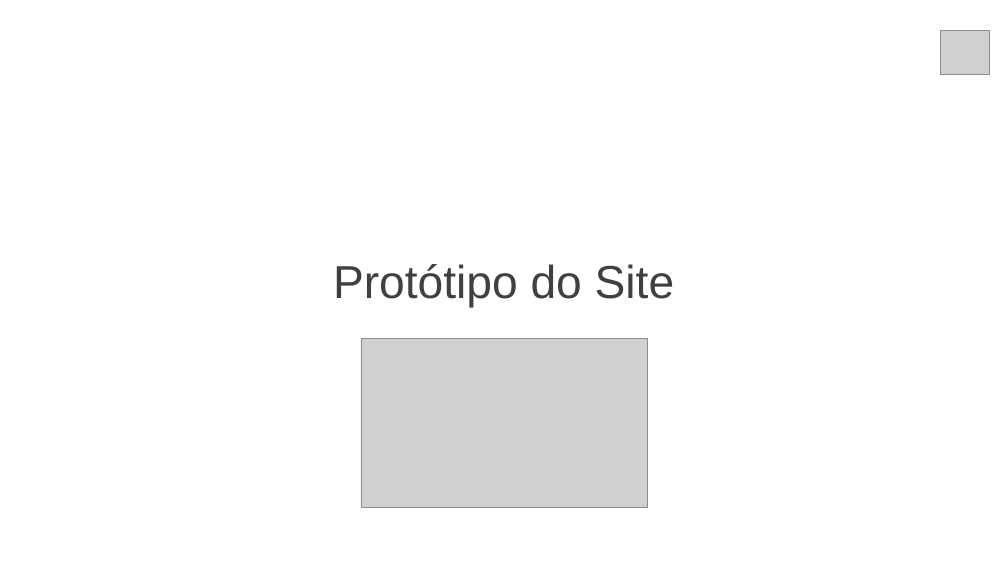
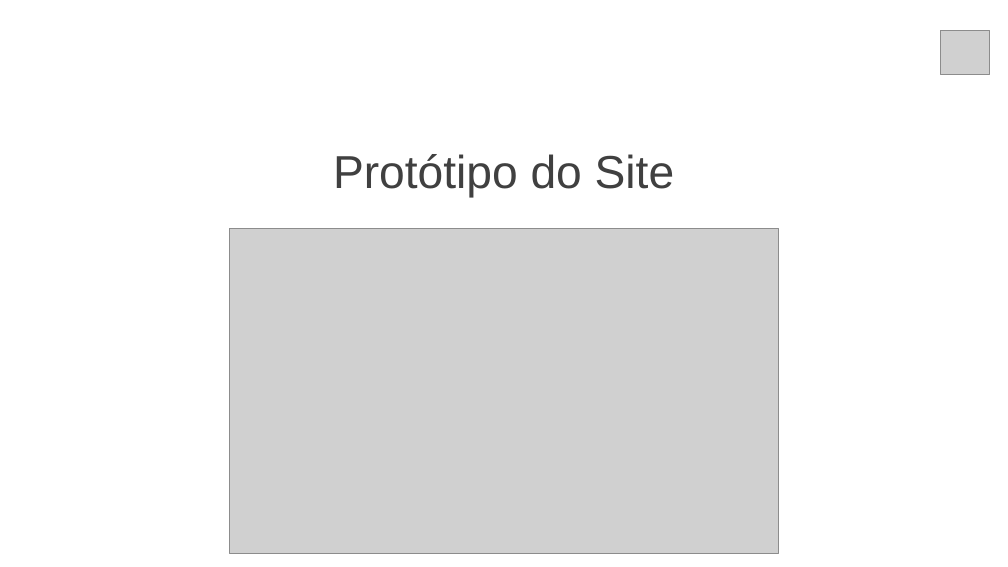
Before and after one commit to christian-raphael/projeto-bandtec, a slide deck: slide 7 of documentacao/slide-synergy.pptx. Drawn at 1008x567 pixels with LibreOffice and Linux fonts; fonts in the diff are those of the drawing; grey boxes stand for pictures. Boxes give left, top, right and bottom in pixels: in the first picture for what was removed or moved away, otherwise in the second. Text is boxed around its words. In the diff, an @@ line names an element or a change of style, - is before the commit and + after.

```diff
--- a/documentacao/slide-synergy.pptx
+++ b/documentacao/slide-synergy.pptx
@@ title "Protótipo do Site": place and size @@
-title "Protótipo do Site" at [333,264,674,308]
+title "Protótipo do Site" at [333,154,674,198]
@@ picture: place and size @@
-picture at [361,338,647,507]
+picture at [229,228,779,554]
```
Also in this commit, not shown: 3 other slides changed, 1 slide removed.
